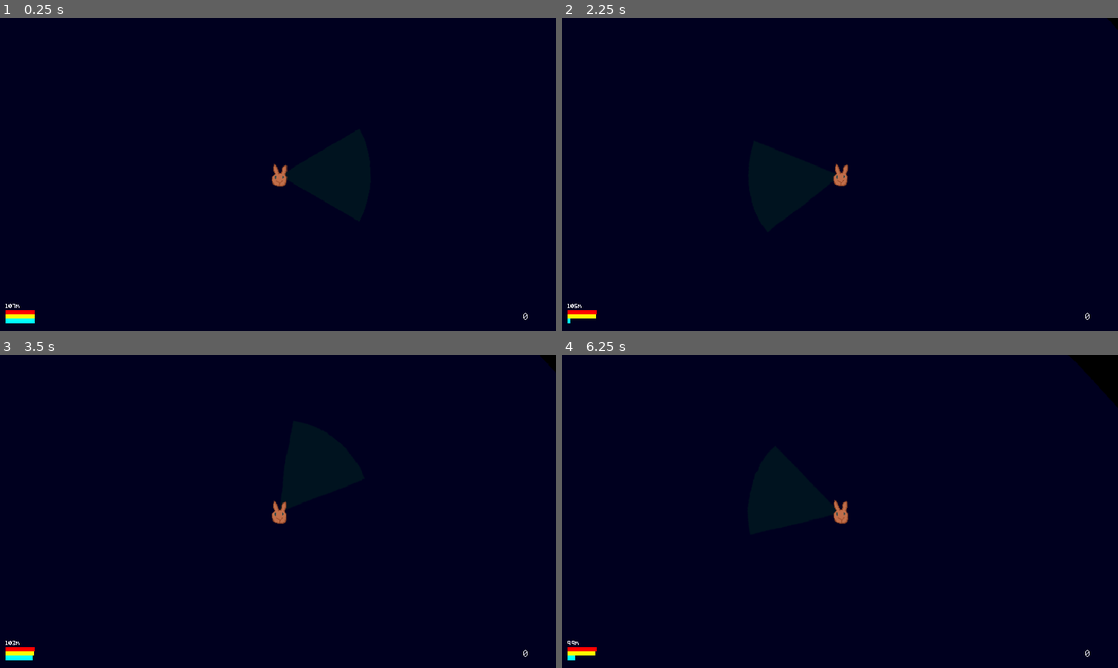
Above: before the commit, frames 1-4 (two rows, left to right).
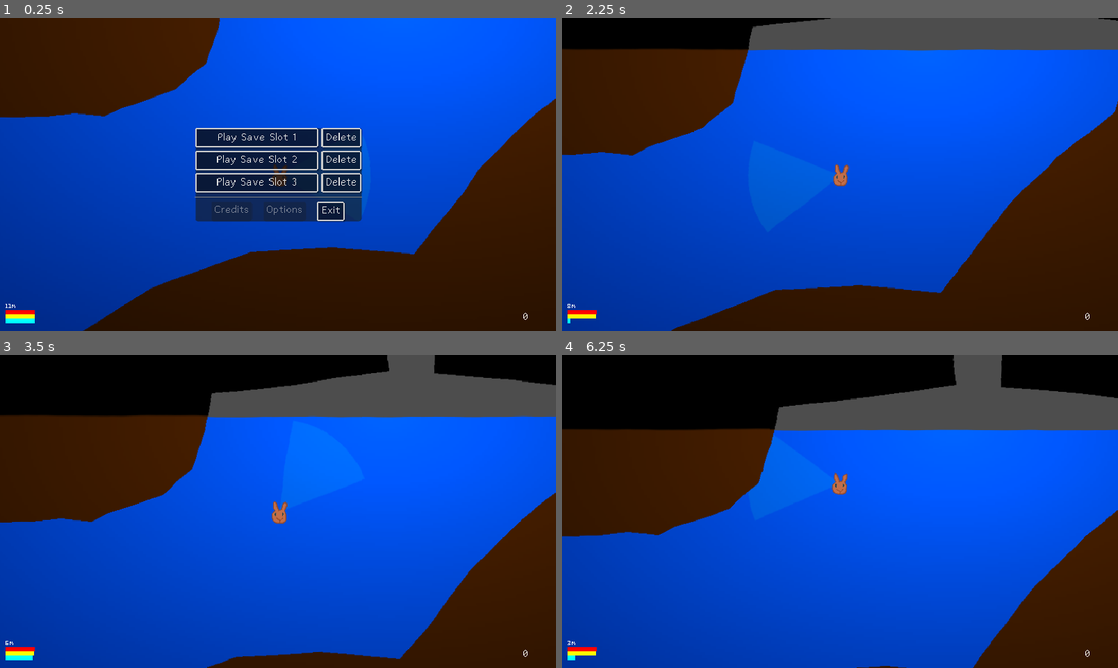
Above: after the commit, the same moments.

Repository: lupuchard/spooky-jam-submarine
Game: Godot game, scene res://Scene/Main.tscn
The game is run twice, just before and just after one commit, with the same random seed, the same clock (stepped at 60 frames per second) and the same inputs.
Inputs (mouse positions are in pixels of both pictures, inside the frame that each line leads up to):
- Up to frame 1 (0.25 s): no input
- Up to frame 2 (2.25 s): click (817, 136) at 0.5 s, where only the run after the commit has a clickable "Play Save Slot 1"; move the mouse to (962, 158) at 1.27 s; hold Right (right) 1.28-2.03 s; hold Up (ascend) 1.28-2.03 s; click (962, 158) at 1.42 s; move the mouse to (728, 190) at 2.02 s; hold Left (left) from 2.03 s (still down); tap Space (dash) at 2.1 s
- Up to frame 3 (3.5 s): move the mouse to (333, 442) at 2.77 s; release Left (left) at 2.78 s; hold Right (right) from 2.78 s (still down); hold Up (ascend) from 2.78 s (still down)
- Up to frame 4 (6.25 s): move the mouse to (812, 574) at 3.52 s; release Up (ascend) at 3.53 s; tap Space (dash) at 3.6, 5.85 s; click (812, 574) at 3.67 s; move the mouse to (1006, 558) at 4.27 s; release Right (right) at 4.28 s; hold Left (left) 4.28-5 s; hold Up (ascend) 4.28-5 s; tap Escape (open_menu, bound only after the commit) at 4.9 s; click (817, 495) at 5 s, where only the run after the commit has a clickable "Play Save Slot 2"; move the mouse to (673, 464) at 5.77 s; hold Left (left) from 5.78 s (still down)

The runs differ from the first frame. In frame 1, 99% of the frame differs, in the area x 0-100%, y 0-100%; in frame 2, 100%; in frame 3, 100%; in frame 4, 99%.

Commit message:
basic main menu

Diff:
--- a/SaveManager.gd
+++ b/SaveManager.gd
@@ -1,6 +1,33 @@
 extends Node
 
+var new_slot_saved_state = null
 var saved_state: Dictionary
+var current_slot: int = -1
+
+func get_filename() -> String:
+	return "user://slot%s.save" % current_slot
+
+func save_to_file() -> void:
+	var save_file = FileAccess.open(get_filename(), FileAccess.WRITE)
+	var json_string = JSON.stringify(saved_state)
+	save_file.store_line(json_string)
+
+func load_from_file() -> void:
+	if not FileAccess.file_exists(get_filename()):
+		saved_state = new_slot_saved_state
+		return
+	var save_file = FileAccess.open(get_filename(), FileAccess.READ)
+	var json_string = save_file.get_line()
+	var json = JSON.new()
+	var parse_result = json.parse(json_string)
+	if not parse_result == OK:
+		print("JSON Parse Error: ", json.get_error_message(), " in ", json_string, " at line ", json.get_error_line())
+		saved_state = new_slot_saved_state
+	else:
+		saved_state = json.data
+
+func delete_slot(slot: int):
+	DirAccess.remove_absolute("user://slot%s.save" % slot)
 
 func save_state(player: Player, fish: Node2D):
 	saved_state = {
@@ -8,6 +35,9 @@
 		"fish": save_fish(fish),
 		"fish_study": save_fish_study()
 	}
+
+	if new_slot_saved_state == null:
+		new_slot_saved_state = saved_state
 
 func load_state(player: Player, fish: Node2D) -> void:
 	load_player(saved_state["player"], player)
@@ -24,11 +54,11 @@
 	}
 
 func load_player(data: Dictionary, player: Player) -> void:
-	player.stats = data["stats"].duplicate()
-	player.max_stats = data["max_stats"].duplicate()
-	player.resources = data["resources"].duplicate()
+	player.stats.assign(data["stats"].duplicate())
+	player.max_stats.assign(data["max_stats"].duplicate())
+	player.resources.assign(data["resources"].duplicate())
 	player.total_research = int(data["total_research"])
-	player.upgrade_levels = data["upgrade_levels"].duplicate()
+	player.upgrade_levels.assign(data["upgrade_levels"].duplicate())
 
 func save_fish(fish_node: Node2D) -> Array[Dictionary]:
 	var fish_data: Array[Dictionary] = []
@@ -42,7 +72,7 @@
 		})
 	return fish_data
 
-func load_fish(data: Array[Dictionary], fish_node: Node2D) -> void:
+func load_fish(data: Array, fish_node: Node2D) -> void:
 	for fish_data in data:
 		var fish = fish_node.find_child(fish_data["name"])
 		fish.studied = fish_data["studied"]
@@ -56,4 +86,4 @@
 	}
 
 func load_fish_study(data: Dictionary):
-	Study.times_studied = data["times_studied"].duplicate()
+	Study.times_studied.assign(data["times_studied"].duplicate())
--- a/Scene/Main.tscn
+++ b/Scene/Main.tscn
@@ -26,11 +26,8 @@
 [ext_resource type="Material" uid="uid://dd5x7vrkc4giy" path="res://Scene/BubbleParticles.tres" id="16_u2c8l"]
 [ext_resource type="FontFile" uid="uid://d30j8tnlnfsv4" path="res://Assets/Fonts/Abaddon Light.ttf" id="19_aa3qu"]
 [ext_resource type="Script" uid="uid://ccqnkw04b8og5" path="res://Scene/Beastiary.gd" id="22_bf81u"]
-[ext_resource type="Texture2D" uid="uid://xj2olay107bj" path="res://Assets/Bubbles/bubble12x12.png" id="25_sssj8"]
 [ext_resource type="PackedScene" uid="uid://lfaytddnu6xl" path="res://Scene/SaveSlotRow.tscn" id="26_g6i1l"]
-[ext_resource type="Texture2D" uid="uid://xnjjraut2wp4" path="res://Assets/Bubbles/bubble8x8.png" id="26_u2c8l"]
-[ext_resource type="Texture2D" uid="uid://uowrb4vhy0s4" path="res://Assets/Bubbles/bubble4x4.png" id="27_g6i1l"]
-[ext_resource type="Texture2D" uid="uid://b50uimvdk2wg0" path="res://Assets/Bubbles/bubble2x2.png" id="28_reyx0"]
+[ext_resource type="Script" uid="uid://b0v75jlp5h57g" path="res://Scene/MainMenu.gd" id="27_sssj8"]
 
 [sub_resource type="CanvasItemMaterial" id="CanvasItemMaterial_jw32o"]
 light_mode = 1
@@ -104,6 +101,8 @@
 color = Color(0, 0, 0.12156863, 1)
 
 [node name="World" type="Node2D" parent="."]
+unique_name_in_owner = true
+process_mode = 4
 script = ExtResource("1_50glp")
 
 [node name="BlueBackground" type="ColorRect" parent="World"]
@@ -122,7 +121,7 @@
 
 [node name="Player" type="CharacterBody2D" parent="World"]
 unique_name_in_owner = true
-position = Vector2(-1499, 2158)
+position = Vector2(70, 225)
 script = ExtResource("1_rgh2o")
 
 [node name="Sprite" type="AnimatedSprite2D" parent="World/Player"]
@@ -438,7 +437,6 @@
 text = "Load autosave"
 
 [node name="MainMenu" type="PanelContainer" parent="CanvasLayer"]
-visible = false
 anchors_preset = 8
 anchor_left = 0.5
 anchor_top = 0.5
@@ -450,61 +448,77 @@
 offset_bottom = 20.0
 grow_horizontal = 2
 grow_vertical = 2
-
-[node name="VBoxContainer" type="VBoxContainer" parent="CanvasLayer/MainMenu"]
-layout_mode = 2
-
-[node name="SaveSlotRow1" parent="CanvasLayer/MainMenu/VBoxContainer" instance=ExtResource("26_g6i1l")]
-layout_mode = 2
-
-[node name="SaveSlotRow2" parent="CanvasLayer/MainMenu/VBoxContainer" instance=ExtResource("26_g6i1l")]
-layout_mode = 2
-
-[node name="SaveSlotRow3" parent="CanvasLayer/MainMenu/VBoxContainer" instance=ExtResource("26_g6i1l")]
-layout_mode = 2
-
-[node name="HSeparator" type="HSeparator" parent="CanvasLayer/MainMenu/VBoxContainer"]
-layout_mode = 2
-
-[node name="HBoxContainer2" type="HBoxContainer" parent="CanvasLayer/MainMenu/VBoxContainer"]
+script = ExtResource("27_sssj8")
+
+[node name="SaveSlotsMenu" type="VBoxContainer" parent="CanvasLayer/MainMenu"]
+layout_mode = 2
+
+[node name="SaveSlotRow1" parent="CanvasLayer/MainMenu/SaveSlotsMenu" instance=ExtResource("26_g6i1l")]
+unique_name_in_owner = true
+layout_mode = 2
+
+[node name="SaveSlotRow2" parent="CanvasLayer/MainMenu/SaveSlotsMenu" instance=ExtResource("26_g6i1l")]
+unique_name_in_owner = true
+layout_mode = 2
+slot = 1
+
+[node name="SaveSlotRow3" parent="CanvasLayer/MainMenu/SaveSlotsMenu" instance=ExtResource("26_g6i1l")]
+unique_name_in_owner = true
+layout_mode = 2
+slot = 2
+
+[node name="HSeparator" type="HSeparator" parent="CanvasLayer/MainMenu/SaveSlotsMenu"]
+layout_mode = 2
+
+[node name="Buttons" type="HBoxContainer" parent="CanvasLayer/MainMenu/SaveSlotsMenu"]
 layout_mode = 2
 theme_override_constants/separation = 16
 alignment = 1
 
-[node name="CreditsButton" type="Button" parent="CanvasLayer/MainMenu/VBoxContainer/HBoxContainer2"]
+[node name="CreditsButton" type="Button" parent="CanvasLayer/MainMenu/SaveSlotsMenu/Buttons"]
 unique_name_in_owner = true
 layout_mode = 2
 disabled = true
 text = "Credits"
 
-[node name="OptionsButton" type="Button" parent="CanvasLayer/MainMenu/VBoxContainer/HBoxContainer2"]
+[node name="OptionsButton" type="Button" parent="CanvasLayer/MainMenu/SaveSlotsMenu/Buttons"]
 unique_name_in_owner = true
 layout_mode = 2
 disabled = true
 text = "Options"
 
-[node name="Exitbutton" type="Button" parent="CanvasLayer/MainMenu/VBoxContainer/HBoxContainer2"]
+[node name="ExitButton" type="Button" parent="CanvasLayer/MainMenu/SaveSlotsMenu/Buttons"]
 unique_name_in_owner = true
 layout_mode = 2
 text = "Exit"
 
-[node name="Bubble12x12" type="Sprite2D" parent="."]
+[node name="DeleteConfirmMenu" type="VBoxContainer" parent="CanvasLayer/MainMenu"]
 visible = false
-modulate = Color(0.75, 0.7541667, 1, 1)
-position = Vector2(134, 216)
-texture = ExtResource("25_sssj8")
-
-[node name="Bubble8x8" type="Sprite2D" parent="."]
-visible = false
-position = Vector2(110, 212)
-texture = ExtResource("26_u2c8l")
-
-[node name="Bubble4x4" type="Sprite2D" parent="."]
-visible = false
-position = Vector2(122, 199)
-texture = ExtResource("27_g6i1l")
-
-[node name="Bubble2x2" type="Sprite2D" parent="."]
-visible = false
-position = Vector2(103, 195)
-texture = ExtResource("28_reyx0")
+custom_minimum_size = Vector2(0, 80)
+layout_mode = 2
+size_flags_horizontal = 4
+size_flags_vertical = 4
+alignment = 1
+
+[node name="Label" type="Label" parent="CanvasLayer/MainMenu/DeleteConfirmMenu"]
+custom_minimum_size = Vector2(200, 0)
+layout_mode = 2
+theme_type_variation = &"LabelBig"
+text = "Are you sure you want to delete Save Slot 1 (10%)?"
+horizontal_alignment = 1
+autowrap_mode = 2
+
+[node name="Buttons" type="HBoxContainer" parent="CanvasLayer/MainMenu/DeleteConfirmMenu"]
+layout_mode = 2
+theme_override_constants/separation = 25
+alignment = 1
+
+[node name="ConfirmDeleteButton" type="Button" parent="CanvasLayer/MainMenu/DeleteConfirmMenu/Buttons"]
+unique_name_in_owner = true
+layout_mode = 2
+text = "Yes, Delete"
+
+[node name="CancelDeleteButton" type="Button" parent="CanvasLayer/MainMenu/DeleteConfirmMenu/Buttons"]
+unique_name_in_owner = true
+layout_mode = 2
+text = "No"
--- /dev/null
+++ b/Scene/MainMenu.gd
@@ -0,0 +1,47 @@
+extends PanelContainer
+
+var slot_deleting: int
+
+func _ready() -> void:
+	%ExitButton.pressed.connect(func():
+		get_tree().quit()
+	)
+
+	for i in range(0, 3):
+		var slot_row = [%SaveSlotRow1, %SaveSlotRow2, %SaveSlotRow3][i]
+		slot_row.slot_pressed.connect(on_slot_pressed)
+		slot_row.delete_pressed.connect(on_slot_delete_pressed)
+
+	%CancelDeleteButton.pressed.connect(func():
+		$SaveSlotsMenu.visible = true
+		$DeleteConfirmMenu.visible = false
+	)
+
+	%ConfirmDeleteButton.pressed.connect(func():
+		Save.delete_slot(slot_deleting)
+		$SaveSlotsMenu.visible = true
+		$DeleteConfirmMenu.visible = false
+	)
+
+func _input(_input_event: InputEvent) -> void:
+	if Input.is_action_just_pressed("open_menu"):
+		if !visible:
+			%World.pause_world()
+			visible = true
+			%UpgradePanel.process_mode = PROCESS_MODE_DISABLED
+		elif Save.current_slot != -1:
+			%World.resume_world()
+			visible = false
+			%UpgradePanel.process_mode = PROCESS_MODE_INHERIT
+
+func on_slot_pressed(slot: int) -> void:
+	Save.current_slot = slot
+	Save.load_from_file()
+	Save.load_state(%Player, %Fish)
+	visible = false
+	%World.resume_world()
+
+func on_slot_delete_pressed(slot: int) -> void:
+	slot_deleting = slot
+	$SaveSlotsMenu.visible = false
+	$DeleteConfirmMenu.visible = true
--- /dev/null
+++ b/Scene/SaveSlotRow.gd
@@ -0,0 +1,16 @@
+extends HBoxContainer
+
+signal slot_pressed(slot)
+signal delete_pressed(slot)
+
+@export var slot: int
+
+func _ready():
+	$SlotButton.text = "Play Save Slot %s" % (slot + 1)
+	$SlotButton.pressed.connect(func():
+		slot_pressed.emit(slot)
+	)
+
+	$DeleteButton.pressed.connect(func():
+		delete_pressed.emit(slot)
+	)
--- a/Scene/SaveSlotRow.tscn
+++ b/Scene/SaveSlotRow.tscn
@@ -1,12 +1,15 @@
-[gd_scene format=3 uid="uid://lfaytddnu6xl"]
+[gd_scene load_steps=2 format=3 uid="uid://lfaytddnu6xl"]
+
+[ext_resource type="Script" uid="uid://d1xf31wjsqhr8" path="res://Scene/SaveSlotRow.gd" id="1_up04w"]
 
 [node name="SaveSlotRow" type="HBoxContainer"]
+script = ExtResource("1_up04w")
 
-[node name="Button" type="Button" parent="."]
+[node name="SlotButton" type="Button" parent="."]
 custom_minimum_size = Vector2(170, 0)
 layout_mode = 2
 text = "Play Save Slot 1 (10%)"
 
-[node name="Button2" type="Button" parent="."]
+[node name="DeleteButton" type="Button" parent="."]
 layout_mode = 2
 text = "Delete"
--- a/Scene/World.gd
+++ b/Scene/World.gd
@@ -41,23 +41,30 @@
 	for option in get_tree().get_nodes_in_group("upgrade_option"):
 		option.update()
 
-	process_mode = Node.PROCESS_MODE_DISABLED
+	pause_world()
 	%Beastiary.update()
 	%UpgradePanel.visible = true
 	player.visible = false
 	Save.save_state(player, %Fish)
+	Save.save_to_file()
 
 func exit_surface() -> void:
-	process_mode = Node.PROCESS_MODE_INHERIT
 	%UpgradePanel.visible = false
-
-	player.visible = true
+	resume_world()
 	player.vel.y = 3
 	player.global_position.y = 1
 	player.stats[Player.Stat.Health] = player.max_stats[Player.Stat.Health]
 	player.stats[Player.Stat.Battery] = player.max_stats[Player.Stat.Battery]
 	Audio.play(SPLASH_SOUND, player)
 	Save.save_state(player, %Fish)
+	Save.save_to_file()
+
+func pause_world():
+	process_mode = Node.PROCESS_MODE_DISABLED
+
+func resume_world():
+	process_mode = Node.PROCESS_MODE_INHERIT
+	player.visible = true
 
 static func format_depth(depth: float, decimals: int = 1) -> String:
 	return str(depth / 20.0).pad_decimals(decimals) + "m"
--- a/project.godot
+++ b/project.godot
@@ -74,6 +74,11 @@
 "events": [Object(InputEventKey,"resource_local_to_scene":false,"resource_name":"","device":-1,"window_id":0,"alt_press …(191 unchanged characters)…
 ]
 }
+open_menu={
+"deadzone": 0.2,
+"events": [Object(InputEventKey,"resource_local_to_scene":false,"resource_name":"","device":0,"window_id":0,"alt_pressed":false,"shift_pressed":false,"ctrl_pressed":false,"meta_pressed":false,"pressed":false,"keycode":0,"physical_keycode":4194305,"key_label":0,"unicode":0,"location":0,"echo":false,"script":null)
+]
+}
 
 [layer_names]
 
Not shown: 1 places in Scene/Main.tscn that only renumber resources
Not shown, added: Scene/MainMenu.gd.uid
Not shown, added: Scene/SaveSlotRow.gd.uid
